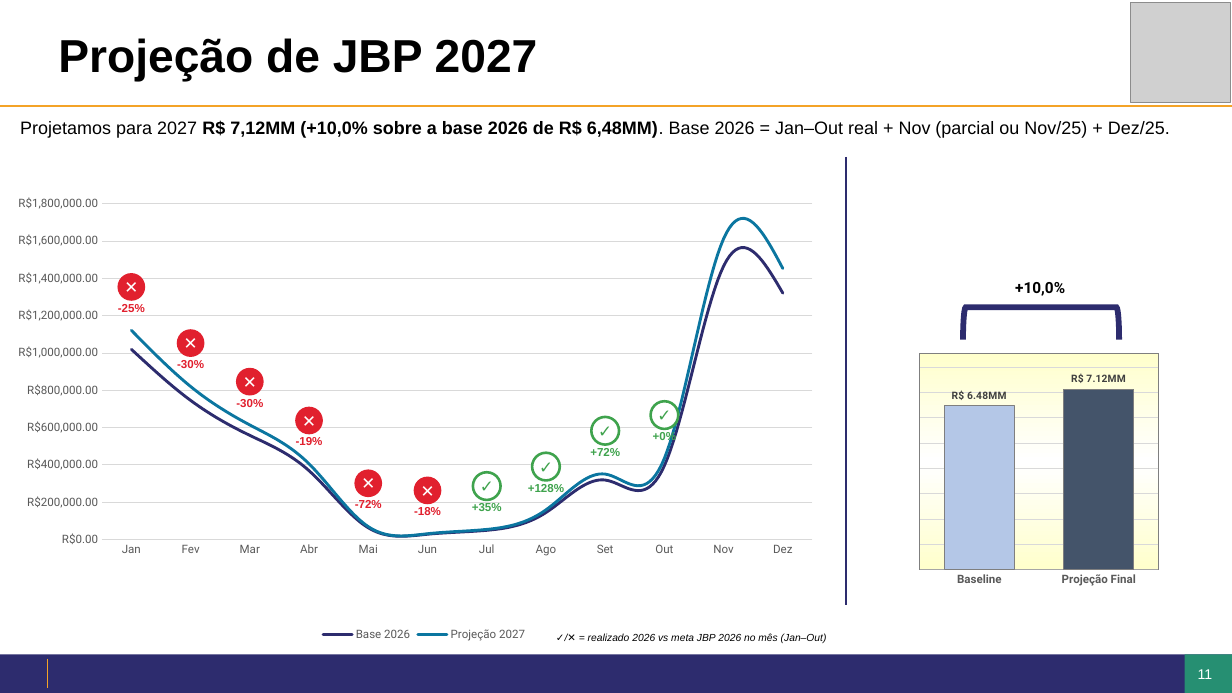
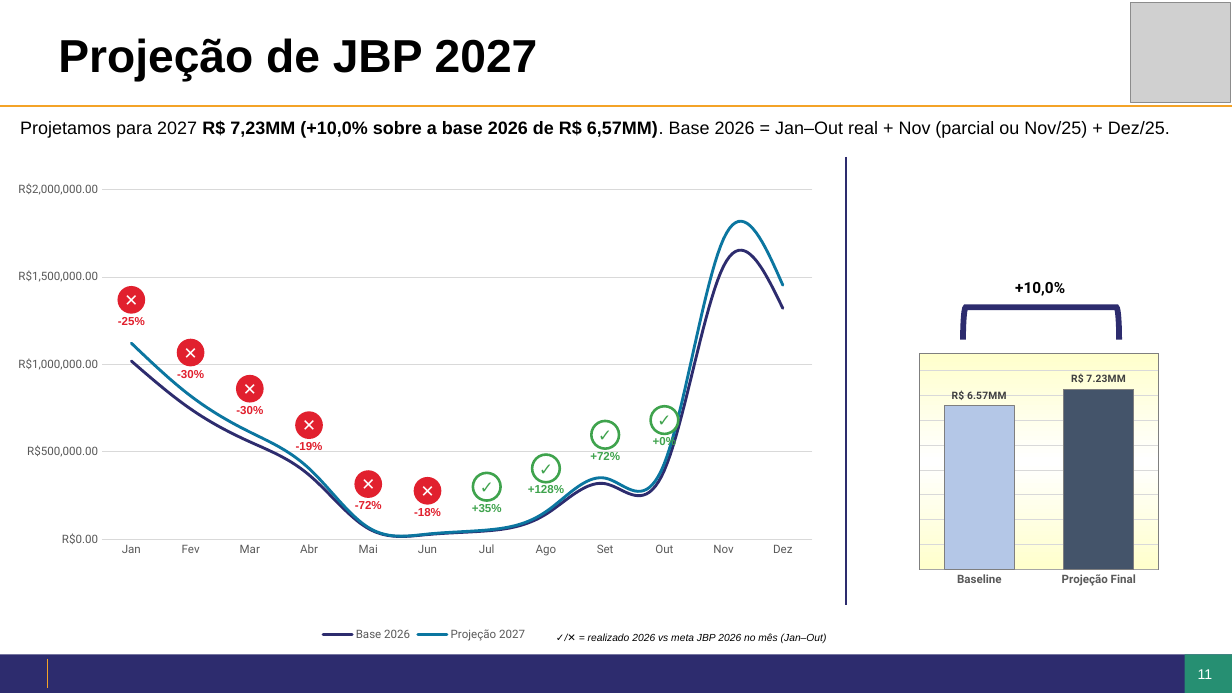
Before and after one commit to giovanoanjos27-del/Dashboard-Farma-sul, a slide deck: slide 11 of jbp/JBP2027_SaoJoao_Isadora.pptx. Drawn at 1232x693 pixels with LibreOffice and Linux fonts; fonts in the diff are those of the drawing; grey boxes stand for pictures; background and template pictures are left out. Boxes give left, top, right and bottom in pixels: in the first picture for what was removed or moved away, otherwise in the second. Text is boxed around its words. In the diff, an @@ line names an element or a change of style, - is before the commit and + after.

```diff
--- a/jbp/JBP2027_SaoJoao_Isadora.pptx
+++ b/jbp/JBP2027_SaoJoao_Isadora.pptx
@@ text at box(20, 121, 1170, 138): text changed @@
-Projetamos para 2027 R$ 7,12MM (+10,0% sobre a base 2026 de R$ 6,48MM). Base 2026 = Jan–Out real + Nov (parcial ou Nov/25) + Dez/25.
+Projetamos para 2027 R$ 7,23MM (+10,0% sobre a base 2026 de R$ 6,57MM). Base 2026 = Jan–Out real + Nov (parcial ou Nov/25) + Dez/25.
@@ line chart at box(11, 165, 837, 645) @@
@@ Base 2026, Nov: 1470000 to 1560000 @@
@@ Projeção 2027, Nov: 1610000 to 1720000 @@
@@ value axis changed @@
@@ ellipse "✕": place and size @@
-ellipse "✕" at box(117, 274, 145, 301)
+ellipse "✕" at box(117, 287, 145, 314)
@@ text "-25%": place and size @@
-text "-25%" at box(118, 304, 145, 312)
+text "-25%" at box(118, 317, 145, 325)
@@ column chart at box(885, 311, 1196, 620) @@
@@ Series 1, Baseline: 6480000 to 6570000 @@
@@ Series 1, Projeção Final: 7120000 to 7230000 @@
@@ value axis changed @@
@@ ellipse "✕": place and size @@
-ellipse "✕" at box(177, 329, 204, 357)
+ellipse "✕" at box(177, 339, 204, 367)
@@ text "-30%": place and size @@
-text "-30%" at box(177, 360, 204, 368)
+text "-30%" at box(177, 370, 204, 378)
@@ 4 texts, 4 ellipses: place and size @@
-4 texts, 4 ellipses at box(236, 368, 678, 456)
+4 texts, 4 ellipses at box(236, 375, 678, 460)
```
Also in this commit, not shown: 5 other slides changed, 10 other files.
